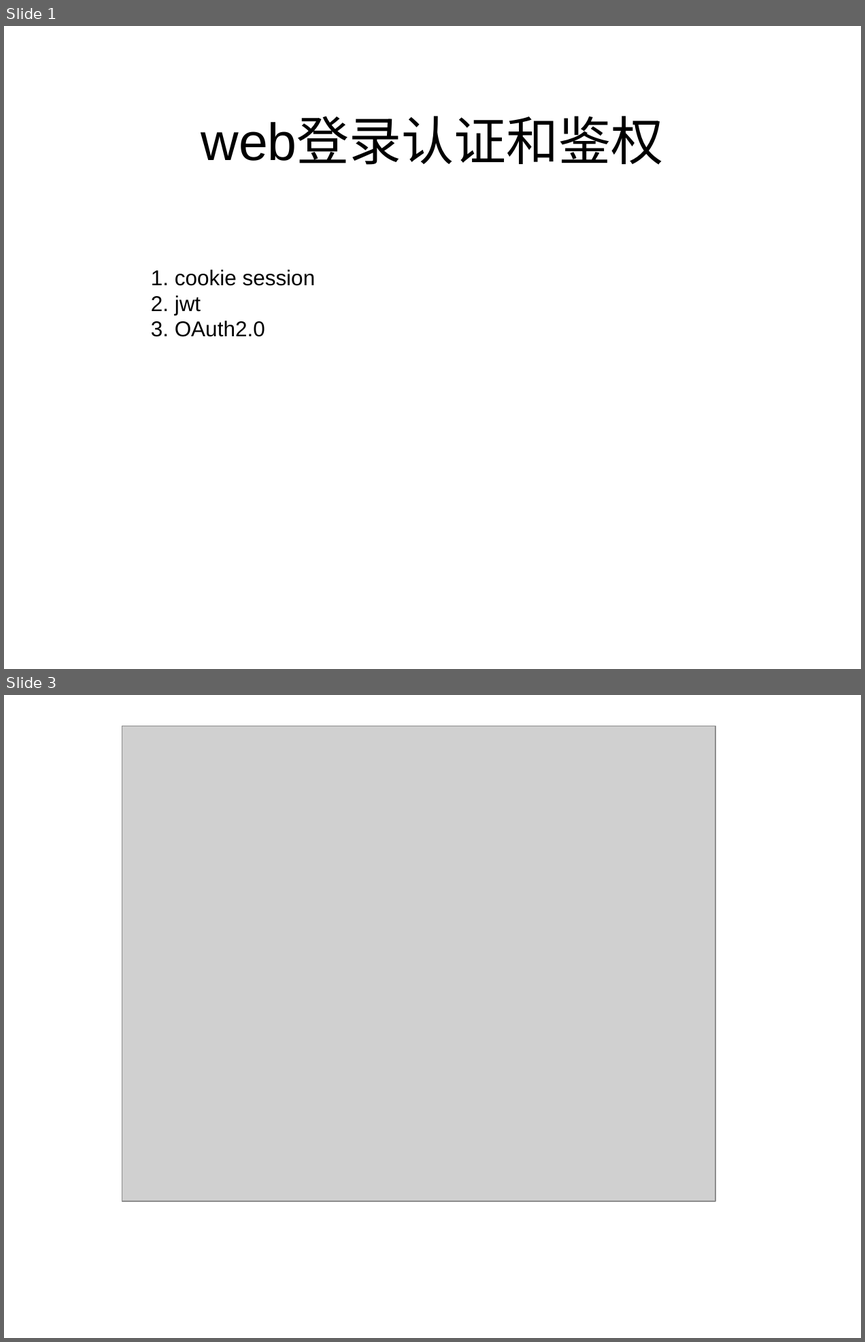
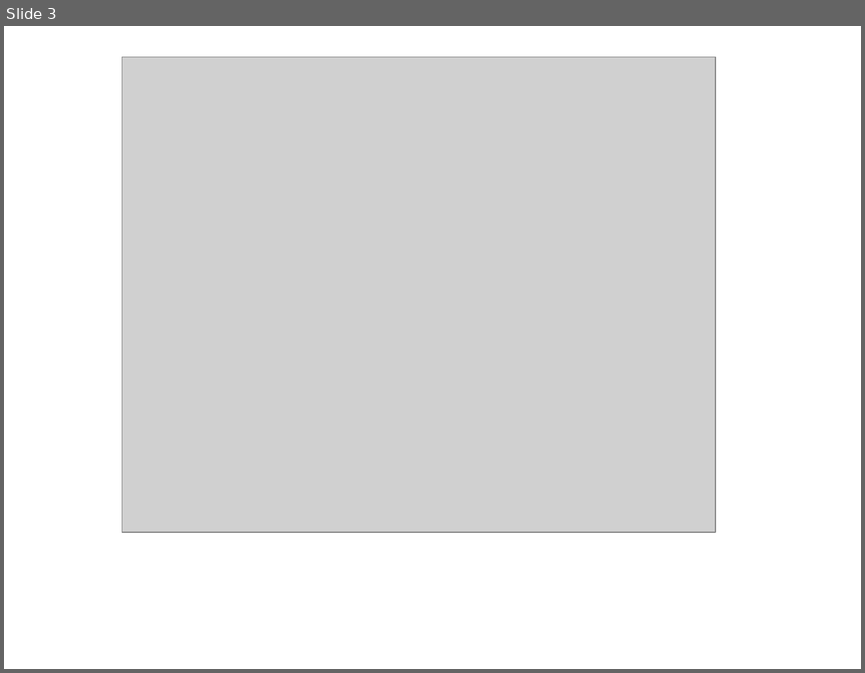
Before and after one commit to liyongjava36/oauth, a slide deck: 123.ppt. Shown one above the other, each under a label of ours: slides 1 and 3 before the commit, slide 3 after it; the slides between them are not shown. The pictures are 865x1342 and 865x673 pixels, drawn with LibreOffice and Linux fonts; fonts in the diff are those of the drawing; grey boxes stand for pictures. Boxes give left, top, right and bottom in pixels: in the first picture for what was removed or moved away, otherwise in the second. Text is boxed around its words. In the diff, an @@ line names an element or a change of style, - is before the commit and + after.

```diff
--- a/123.ppt
+++ b/123.ppt
@@ slide 1 removed at (x1=4, y1=26, x2=861, y2=669), background #FFFFFF @@
@@ title removed at (x1=201, y1=118, x2=664, y2=165) @@
-web登录认证和鉴权
@@ text removed at (x1=151, y1=269, x2=315, y2=337) @@
-1. cookie session
-2. jwt
-3. OAuth2.0
```
Also in this commit, not shown: 2 slides changed, 4 slides added, 1 other slide removed.
